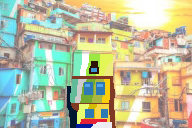
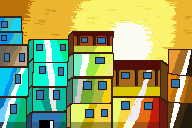
Layer changes from the first w=192, h=128 image to the second:
painted on "Capa 1" over [0, 15, 192, 128]
added layer "Layer 1" above "Capa 0" over [0, 0, 192, 128]
painted on "Capa 0" over [17, 21, 136, 110]
